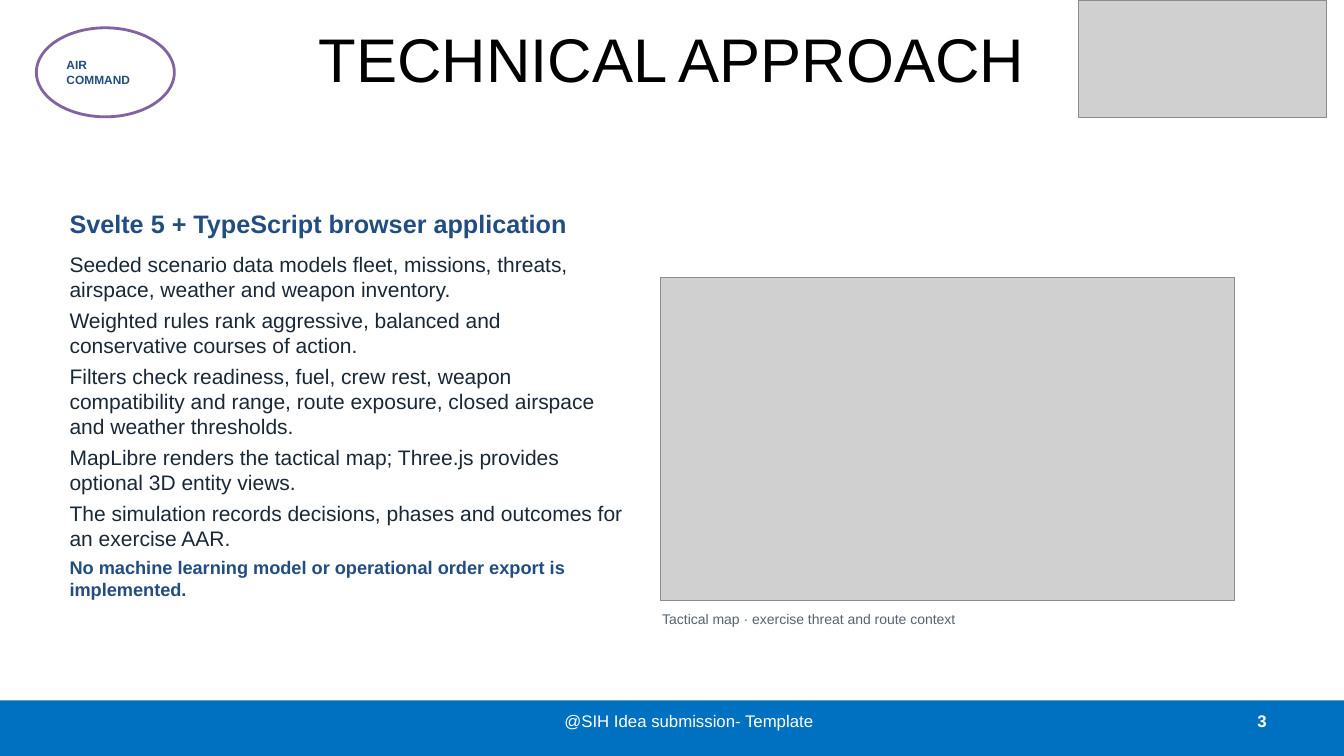
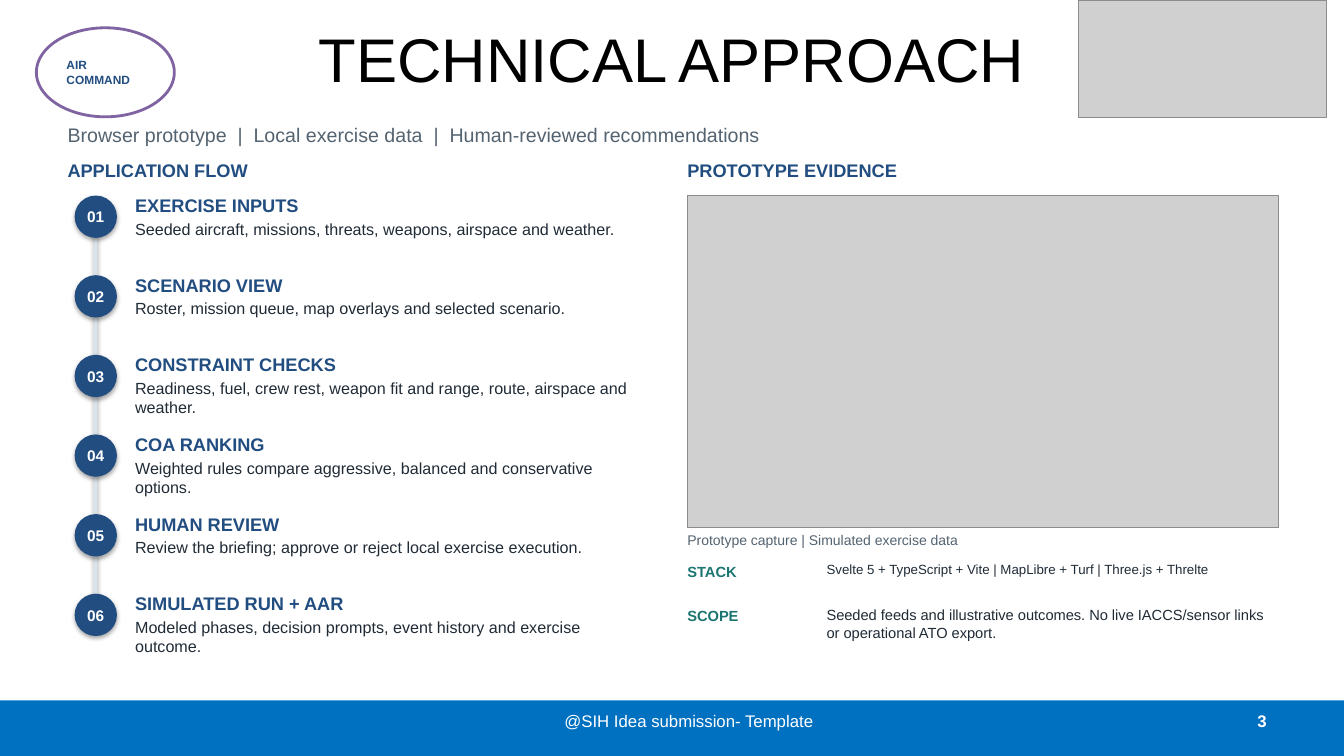
Before and after one commit to GRammynotes/SIH26250, a slide deck: slide 3 of docs/submission/SIH2026-PS26250-AIR-COMMAND.pptx. Drawn at 1344x756 pixels with LibreOffice and Linux fonts; fonts in the diff are those of the drawing; grey boxes stand for pictures. Boxes give left, top, right and bottom in pixels: in the first picture for what was removed or moved away, otherwise in the second. Text is boxed around its words. In the diff, an @@ line names an element or a change of style, - is before the commit and + after.

Commit message:
Redesign technical approach slide with verified workflow

```diff
--- a/docs/submission/SIH2026-PS26250-AIR-COMMAND.pptx
+++ b/docs/submission/SIH2026-PS26250-AIR-COMMAND.pptx
@@ text added at (68, 128, 759, 146), 14 pt, text #546370 @@
+Browser prototype | Local exercise data | Human-reviewed recommendations
@@ text added at (68, 164, 247, 177), 13 pt, text #224D80, bold @@
+APPLICATION FLOW
@@ text added at (687, 164, 897, 177), 13 pt, text #224D80, bold @@
+PROTOTYPE EVIDENCE
@@ ellipse added at (75, 196, 117, 238), fill #224D80, 11 pt, text #FFFFFF, bold @@
+01
@@ text added at (135, 199, 614, 239), 11.5 pt, text #202B36 @@
+EXERCISE INPUTS
+Seeded aircraft, missions, threats, weapons, airspace and weather.
@@ picture: place and size @@
-picture at (660, 277, 1235, 601)
+picture at (688, 196, 1278, 528)
@@ text removed at (70, 214, 622, 600) @@
-Svelte 5 + TypeScript browser application
-Seeded scenario data models fleet, missions, threats, airspace, weather and weapon inventory.
-Weighted rules rank aggressive, balanced and conservative courses of action.
-Filters check readiness, fuel, crew rest, weapon compatibility and range, route exposure, closed airspace and weather thresholds.
-MapLibre renders the tactical map; Three.js provides optional 3D entity views.
-The simulation records decisions, phases and outcomes for an exercise AAR.
-No machine learning model or operational order export is implemented.
@@ line added from (96, 217) to (96, 615), #DAE4EC 2 pt @@
@@ ellipse added at (75, 275, 117, 318), fill #224D80, 11 pt, text #FFFFFF, bold @@
+02
@@ text added at (135, 279, 565, 318), 11.5 pt, text #202B36 @@
+SCENARIO VIEW
+Roster, mission queue, map overlays and selected scenario.
@@ ellipse added at (75, 355, 117, 397), fill #224D80, 11 pt, text #FFFFFF, bold @@
+03
@@ text added at (135, 358, 627, 413), 11.5 pt, text #202B36 @@
+CONSTRAINT CHECKS
+Readiness, fuel, crew rest, weapon fit and range, route, airspace and weather.
@@ ellipse added at (75, 435, 117, 477), fill #224D80, 11 pt, text #FFFFFF, bold @@
+04
@@ text added at (135, 438, 592, 497), 11.5 pt, text #202B36 @@
+COA RANKING
+Weighted rules compare aggressive, balanced and conservative options.
@@ ellipse added at (75, 514, 117, 557), fill #224D80, 11 pt, text #FFFFFF, bold @@
+05
@@ text added at (135, 518, 582, 557), 11.5 pt, text #202B36 @@
+HUMAN REVIEW
+Review the briefing; approve or reject local exercise execution.
@@ text added at (687, 535, 958, 548), 10 pt, text #546370 @@
+Prototype capture | Simulated exercise data
@@ text added at (687, 566, 736, 577), 10.5 pt, text #1B7571, bold @@
+STACK
@@ text added at (827, 564, 1208, 577), 9.5 pt, text #202B36 @@
+Svelte 5 + TypeScript + Vite | MapLibre + Turf | Three.js + Threlte
@@ ellipse added at (75, 594, 117, 636), fill #224D80, 11 pt, text #FFFFFF, bold @@
+06
@@ text added at (135, 597, 580, 652), 11.5 pt, text #202B36 @@
+SIMULATED RUN + AAR
+Modeled phases, decision prompts, event history and exercise outcome.
@@ text removed at (662, 614, 955, 627) @@
-Tactical map · exercise threat and route context
@@ text added at (687, 610, 738, 621), 10.5 pt, text #1B7571, bold @@
+SCOPE
@@ text added at (827, 609, 1263, 641), 10.5 pt, text #202B36 @@
+Seeded feeds and illustrative outcomes. No live IACCS/sensor links or operational ATO export.
```
Also in this commit, not shown: 3 other files.
